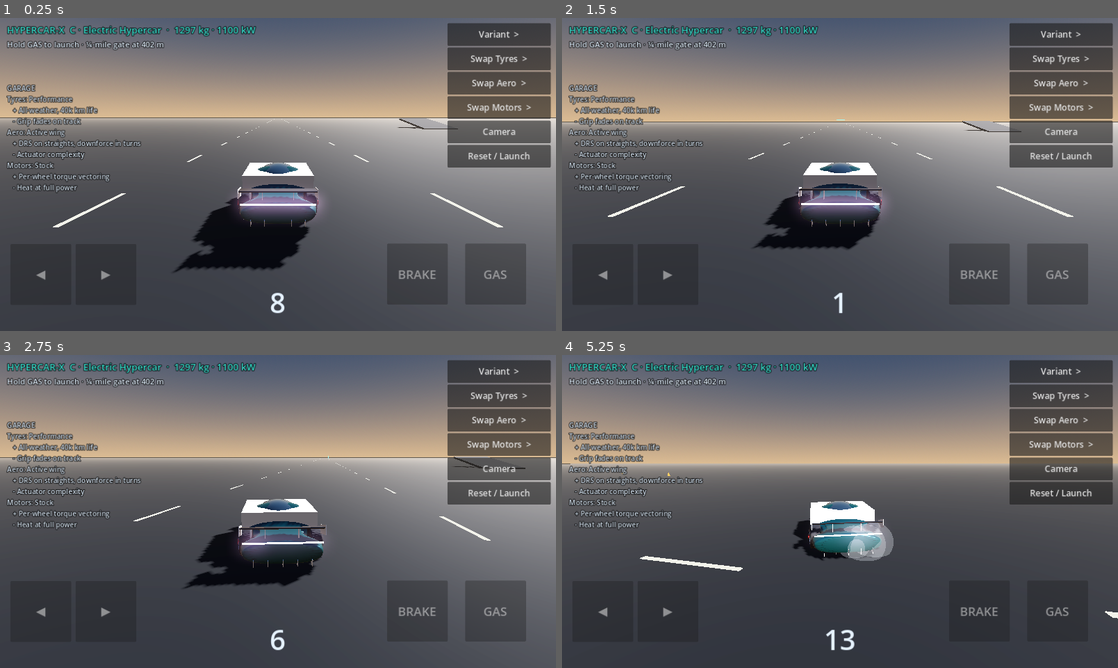
Above: before the commit, frames 1-4 (two rows, left to right).
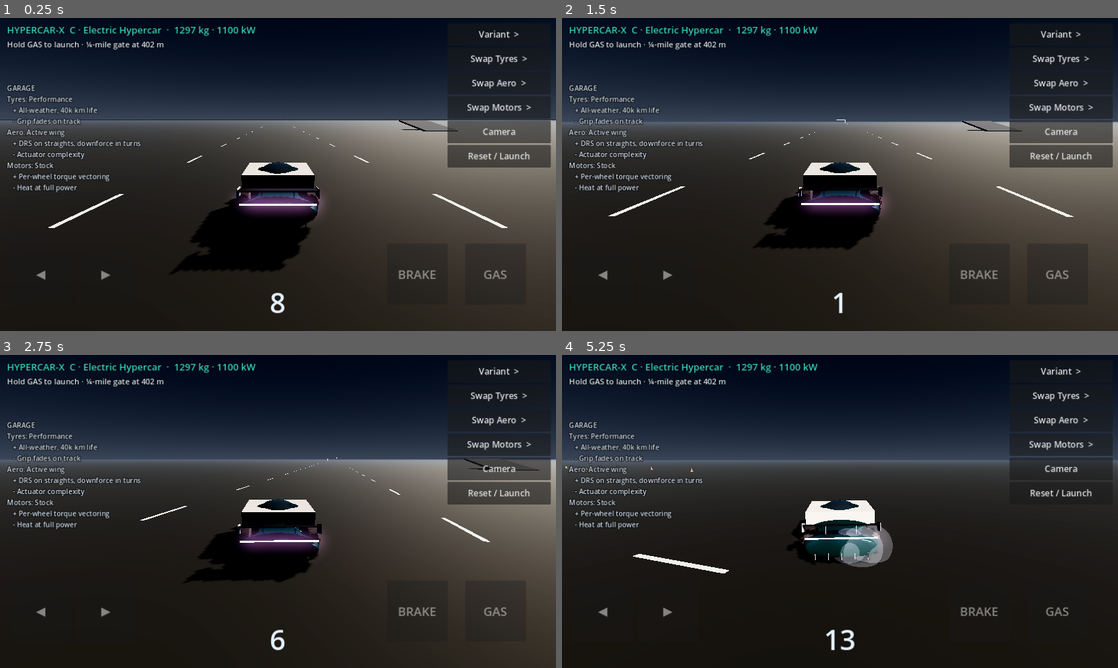
Above: after the commit, the same moments.

Repository: jaineil32624/hypercar-x
Game: Godot game, scene res://main.tscn
The game is run twice, just before and just after one commit, with the same random seed, the same clock (stepped at 60 frames per second) and the same inputs.
Inputs:
- Up to frame 1 (0.25 s): no input
- Up to frame 2 (1.5 s): hold D (steer_right) 0.53-1.28 s; hold S (brake) from 1.28 s (still down)
- Up to frame 3 (2.75 s): release S (brake) at 2.03 s; hold D (steer_right) from 2.03 s (still down)
- Up to frame 4 (5.25 s): release D (steer_right) at 2.78 s; hold W (accelerate) 2.78-3.53 s; hold A (steer_left) 3.53-5.03 s; hold S (brake) from 5.03 s (still down)

The runs differ from the first frame. In frame 1, 92% of the frame differs, in the area x 0-100%, y 0-100%; in frame 2, 93%; in frame 3, 93%; in frame 4, 95%.

Commit message:
Godot: tighter chase camera, darker sky so paint reads correctly
Co-Authored-By: Claude Opus 5.5 <noreply@anthropic.com>
Claude-Session: https://claude.ai/code/session_0119tRvJpKU6TpkSKkQ8qQDf

Diff:
--- a/godot/main.gd
+++ b/godot/main.gd
@@ -67,24 +67,29 @@
 	var e := Environment.new()
 	var sky := Sky.new()
 	var sm := ProceduralSkyMaterial.new()
-	sm.sky_top_color = Color(0.12, 0.2, 0.32)
-	sm.sky_horizon_color = Color(0.75, 0.6, 0.45)
-	sm.ground_horizon_color = Color(0.3, 0.28, 0.25)
+	sm.sky_top_color = Color(0.04, 0.08, 0.16)
+	sm.sky_horizon_color = Color(0.32, 0.36, 0.42)
+	sm.ground_horizon_color = Color(0.2, 0.21, 0.23)
+	sm.ground_bottom_color = Color(0.05, 0.05, 0.06)
+	sm.sky_energy_multiplier = 0.8
 	sky.sky_material = sm
 	e.background_mode = Environment.BG_SKY
 	e.sky = sky
 	e.ambient_light_source = Environment.AMBIENT_SOURCE_SKY
-	e.tonemap_mode = Environment.TONE_MAPPER_FILMIC
+	e.tonemap_mode = Environment.TONE_MAPPER_ACES
+	e.tonemap_exposure = 0.9
+	e.ambient_light_energy = 0.6
 	e.glow_enabled = true
 	e.fog_enabled = true
 	e.fog_density = 0.0015
-	e.fog_light_color = Color(0.6, 0.55, 0.5)
+	e.fog_light_color = Color(0.25, 0.3, 0.38)
 	env.environment = e
 	add_child(env)
 
 	var sun := DirectionalLight3D.new()
 	sun.rotation_degrees = Vector3(-35, -40, 0)
-	sun.light_energy = 1.3
+	sun.light_energy = 1.6
+	sun.light_color = Color(1.0, 0.93, 0.82)
 	sun.shadow_enabled = true
 	sun.directional_shadow_max_distance = 120.0
 	add_child(sun)
@@ -491,7 +496,7 @@
 			target = car.global_position + car.global_basis.z * 0.2 + Vector3.UP * 1.05
 		_:
 			target = car.global_position + Vector3(9, 4, 9)
-	var k := 1.0 if cam_mode == 1 else 1.0 - exp(-dt * 6.0)
+	var k := 1.0 if cam_mode == 1 else 1.0 - exp(-dt * 18.0)
 	cam.global_position = cam.global_position.lerp(target, k)
 	var look := car.global_position + car.global_basis.z * (12.0 if cam_mode == 1 else 0.0) + Vector3.UP * 0.8
 	cam.look_at(look, Vector3.UP)
